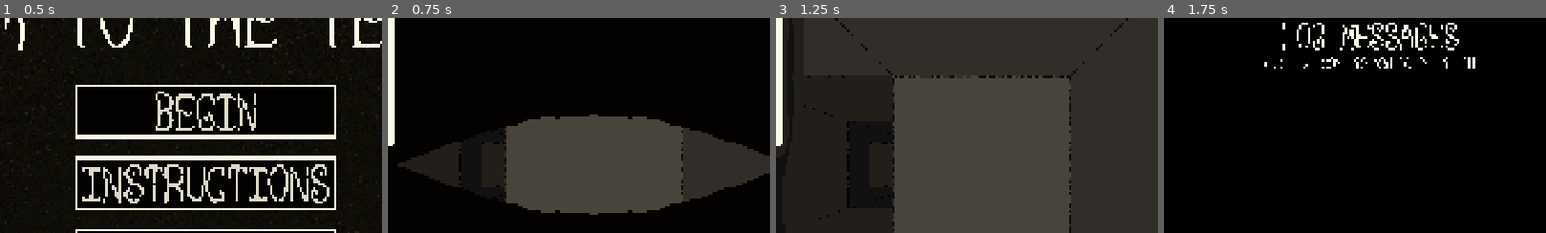
Above: before the commit, frames 1-4 (left to right).
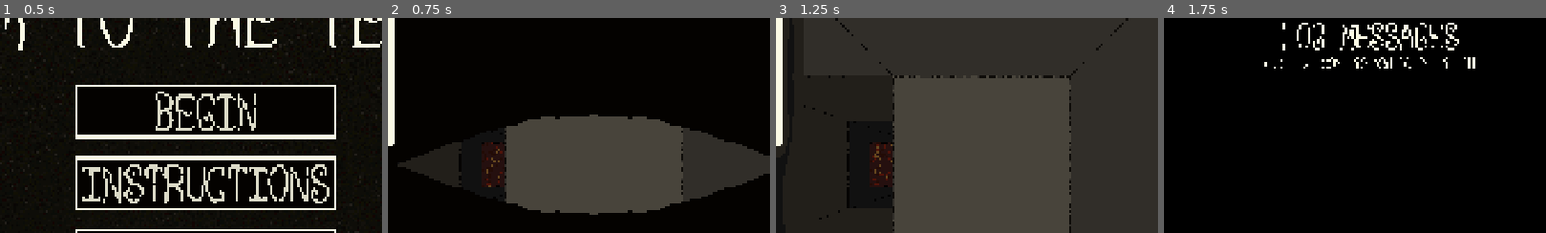
Above: after the commit, the same moments.

Repository: sym-z/arm-to-the-teeth
Game: Godot game, scene res://scenes/main_menu/main_menu.tscn
Two runs of this game, one before a commit and one after it. Both use one fixed random seed, a clock stepped at 60 frames per second and the inputs below. The project has no main scene, so this scene is started directly.
Inputs (mouse positions are % of the whole screen's width and height, from its top left):
- Up to frame 1 (0.5 s): no input
- Up to frame 2 (0.75 s): click "BEGIN" at 0.5 s
- Up to frame 3 (1.25 s): no input
- Up to frame 4 (1.75 s): move the mouse to (50, 96) at 1.27 s; hold D (turn_right) from 1.28 s (still down); hold Space (pick_up) from 1.28 s (still down); click (50, 96) at 1.42 s
The pictures show only the part of the screen within x 23-73%, y 16-66%; the shares and areas given below are measured in that part.

Frame 1 is identical in both runs. In frame 2, 0.1% of the frame differs, in the area x 25-30%, y 57-79%; in frame 3, 0.2%, in the area x 25-31%, y 58-78%; in frame 4, nothing differs.

Commit message:
vision bounds work with new ui idea

Diff:
--- a/src/prefabs/dungeon_viewport/dungeon_viewport.tscn
+++ b/src/prefabs/dungeon_viewport/dungeon_viewport.tscn
@@ -1,10 +1,13 @@
-[gd_scene load_steps=108 format=3 uid="uid://b5lskvgjumjn"]
+[gd_scene load_steps=107 format=3 uid="uid://b5lskvgjumjn"]
 
 [ext_resource type="Script" uid="uid://cdjdv4vrvn21b" path="res://prefabs/dungeon_viewport/dungeon_viewport.gd" id="1_x06gq"]
-[ext_resource type="Texture2D" uid="uid://bccyj0d1j1pdx" path="res://assets/visual/ui/vision_bounds_1.png" id="2_catg2"]
+[ext_resource type="Texture2D" uid="uid://cap7mc0qhfcyn" path="res://assets/visual/ui/vision_bounds/vision_bounds_1_cropped1.png" id="2_rhs0v"]
 [ext_resource type="Texture2D" uid="uid://d487iunn4nvv" path="res://assets/visual/prototype_renderer/v2/d2_farthest_side_v2.png" id="3_n4cni"]
+[ext_resource type="Texture2D" uid="uid://df5ns00kkgs4l" path="res://assets/visual/ui/vision_bounds/vision_bounds_1_cropped2.png" id="3_qnijb"]
+[ext_resource type="Texture2D" uid="uid://u8n8ewcnggp6" path="res://assets/visual/ui/vision_bounds/vision_bounds_1_cropped3.png" id="4_08knw"]
 [ext_resource type="Texture2D" uid="uid://bepx25oftce6g" path="res://assets/visual/prototype_renderer/v2/d2_farther_center_v2.png" id="4_b4v8s"]
 [ext_resource type="PackedScene" uid="uid://m0ggohtumqml" path="res://prefabs/contents/contents_d2/contents_d2.tscn" id="5_2qty0"]
+[ext_resource type="Texture2D" uid="uid://b851jeeelsnis" path="res://assets/visual/ui/vision_bounds/vision_bounds_1_cropped4.png" id="5_e8g67"]
 [ext_resource type="Texture2D" uid="uid://dkxr1ew5kbd1y" path="res://assets/visual/prototype_renderer/v2/d2_farther_side_v2.png" id="10_ffc3i"]
 [ext_resource type="Texture2D" uid="uid://dqe7vk7y726yx" path="res://assets/visual/prototype_renderer/v2/d2_far_center_v2.png" id="11_k7hsi"]
 [ext_resource type="Texture2D" uid="uid://cxagdikadq7na" path="res://assets/visual/prototype_renderer/v2/d2_far_side_v2.png" id="12_8ppho"]
@@ -18,36 +21,20 @@
 [ext_resource type="Texture2D" uid="uid://btppxc3esug67" path="res://assets/visual/prototype_renderer/v2/d0_side_v3.png" id="22_nhoon"]
 [ext_resource type="Texture2D" uid="uid://bkokwhx6r1h1i" path="res://assets/visual/prototype_renderer/v2/d0_center_v3.png" id="23_6b30m"]
 
-[sub_resource type="AtlasTexture" id="AtlasTexture_2bd64"]
-atlas = ExtResource("2_catg2")
-region = Rect2(0, 0, 480, 270)
-
-[sub_resource type="AtlasTexture" id="AtlasTexture_hwm0v"]
-atlas = ExtResource("2_catg2")
-region = Rect2(480, 0, 480, 270)
-
-[sub_resource type="AtlasTexture" id="AtlasTexture_rhs0v"]
-atlas = ExtResource("2_catg2")
-region = Rect2(960, 0, 480, 270)
-
-[sub_resource type="AtlasTexture" id="AtlasTexture_qnijb"]
-atlas = ExtResource("2_catg2")
-region = Rect2(1440, 0, 480, 270)
-
 [sub_resource type="SpriteFrames" id="SpriteFrames_wqhcc"]
 animations = [{
 "frames": [{
 "duration": 1.0,
-"texture": SubResource("AtlasTexture_2bd64")
-}, {
-"duration": 1.0,
-"texture": SubResource("AtlasTexture_hwm0v")
-}, {
-"duration": 1.0,
-"texture": SubResource("AtlasTexture_rhs0v")
-}, {
-"duration": 1.0,
-"texture": SubResource("AtlasTexture_qnijb")
+"texture": ExtResource("2_rhs0v")
+}, {
+"duration": 1.0,
+"texture": ExtResource("3_qnijb")
+}, {
+"duration": 1.0,
+"texture": ExtResource("4_08knw")
+}, {
+"duration": 1.0,
+"texture": ExtResource("5_e8g67")
 }],
 "loop": true,
 "name": &"default",
@@ -717,7 +704,6 @@
 [node name="Vision Bounds" type="AnimatedSprite2D" parent="."]
 modulate = Color(0.51, 0.51, 0.51, 1)
 position = Vector2(960, 540)
-scale = Vector2(4, 4)
 sprite_frames = SubResource("SpriteFrames_wqhcc")
 autoplay = "default"
 
--- a/src/scenes/testing_level/testing_level.tscn
+++ b/src/scenes/testing_level/testing_level.tscn
@@ -20,14 +20,14 @@
 map = NodePath("../Map")
 ui = NodePath("../UI")
 
-[node name="Dungeon Viewport" parent="." node_paths=PackedStringArray("map", "player") instance=ExtResource("5_etvxw")]
-map = NodePath("../Map")
-player = NodePath("../Player")
-
 [node name="Background" type="TextureRect" parent="."]
 offset_right = 1920.0
 offset_bottom = 1080.0
 texture = ExtResource("5_n0j1u")
+
+[node name="Dungeon Viewport" parent="." node_paths=PackedStringArray("map", "player") instance=ExtResource("5_etvxw")]
+map = NodePath("../Map")
+player = NodePath("../Player")
 
 [node name="UI" parent="." node_paths=PackedStringArray("player", "map") instance=ExtResource("6_ped82")]
 player = NodePath("../Player")
Binary file added: src/assets/visual/ui/vision_bounds/vision_bounds_1_cropped.aseprite
Binary file added: src/assets/visual/ui/vision_bounds/vision_bounds_1_cropped1.png
Not shown, added: src/assets/visual/ui/vision_bounds/vision_bounds_1_cropped1.png.import
Binary file added: src/assets/visual/ui/vision_bounds/vision_bounds_1_cropped2.png
Not shown, added: src/assets/visual/ui/vision_bounds/vision_bounds_1_cropped2.png.import
Binary file added: src/assets/visual/ui/vision_bounds/vision_bounds_1_cropped3.png
Not shown, added: src/assets/visual/ui/vision_bounds/vision_bounds_1_cropped3.png.import
Binary file added: src/assets/visual/ui/vision_bounds/vision_bounds_1_cropped4.png
Not shown, added: src/assets/visual/ui/vision_bounds/vision_bounds_1_cropped4.png.import
